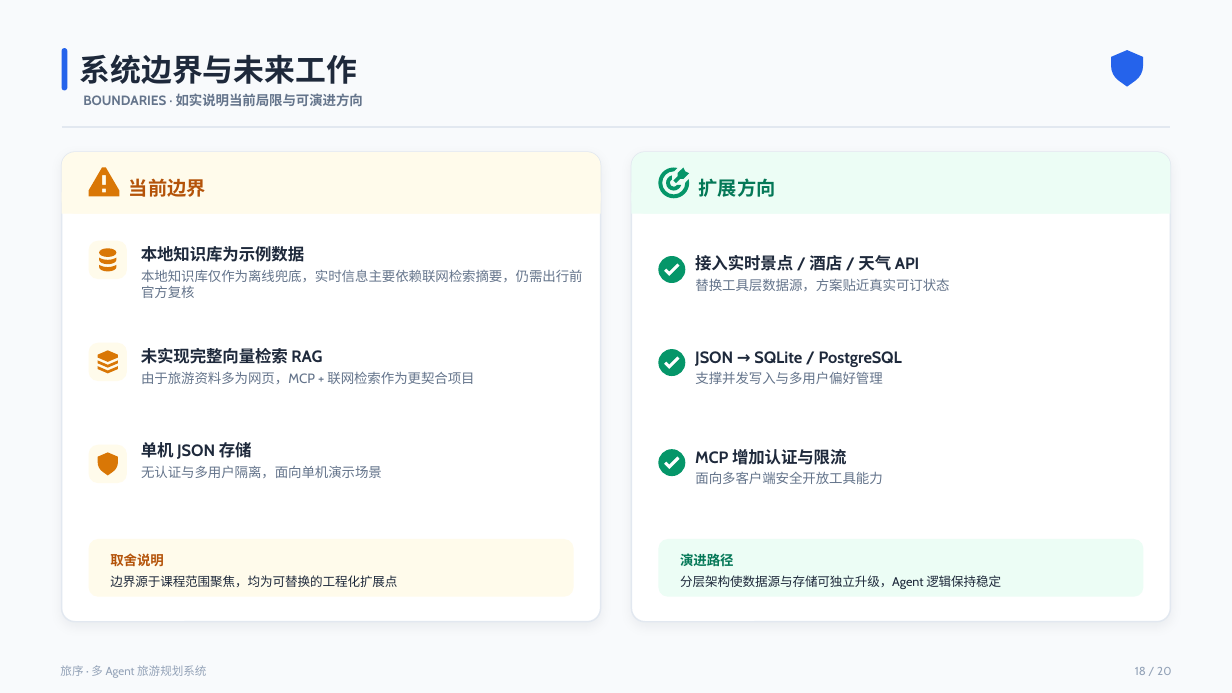
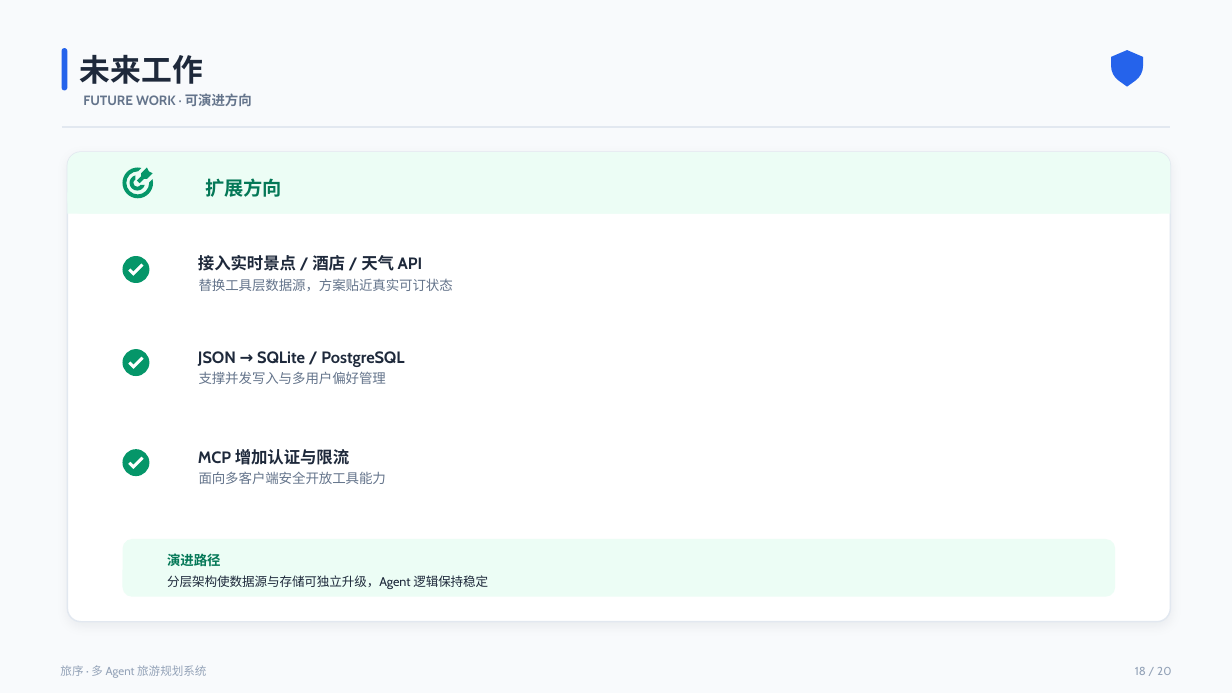
Before and after one commit to traveler703/DotNetAgentDev, a slide deck: slide 19 of docs/答辩演示.pptx. Drawn at 1232x693 pixels with LibreOffice and Linux fonts; fonts in the diff are those of the drawing. Boxes give left, top, right and bottom in pixels: in the first picture for what was removed or moved away, otherwise in the second. Text is boxed around its words. In the diff, an @@ line names an element or a change of style, - is before the commit and + after.

```diff
--- a/docs/答辩演示.pptx
+++ b/docs/答辩演示.pptx
@@ text at box(80, 54, 203, 84): text changed @@
-系统边界与未来工作
+未来工作
@@ text at box(83, 93, 252, 106): text changed @@
-BOUNDARIES · 如实说明当前局限与可演进方向
+FUTURE WORK · 可演进方向
@@ rounded rectangle: place and size @@
-rounded rectangle at box(631, 152, 1170, 622)
+rounded rectangle at box(67, 152, 1171, 622)
@@ rounded rectangle: place and size @@
-rounded rectangle at box(631, 152, 1170, 214)
+rounded rectangle at box(67, 152, 1171, 214)
@@ 6 freeform shapes: place and size @@
-6 freeform shapes at box(658, 167, 689, 476)
+6 freeform shapes at box(123, 167, 153, 476)
@@ text "扩展方向": place and size @@
-text "扩展方向" at box(699, 178, 776, 197)
+text "扩展方向" at box(205, 178, 282, 197)
@@ rectangle: place and size @@
-rectangle at box(631, 192, 1170, 213)
+rectangle at box(67, 192, 1171, 213)
@@ text "接入实时景点 / 酒店 / 天气 ...": place and size @@
-text "接入实时景点 / 酒店 / 天气 ..." at box(695, 255, 920, 271)
+text "接入实时景点 / 酒店 / 天气 ..." at box(198, 255, 423, 271)
@@ text "替换工具层数据源，方案贴近真实可订状态": place and size @@
-text "替换工具层数据源，方案贴近真实可订状态" at box(695, 278, 949, 291)
+text "替换工具层数据源，方案贴近真实可订状态" at box(199, 278, 453, 291)
@@ text "JSON → SQLite / PostgreSQL": place and size @@
-text "JSON → SQLite / PostgreSQL" at box(695, 351, 902, 367)
+text "JSON → SQLite / PostgreSQL" at box(198, 351, 404, 367)
@@ text "支撑并发写入与多用户偏好管理": place and size @@
-text "支撑并发写入与多用户偏好管理" at box(695, 371, 882, 384)
+text "支撑并发写入与多用户偏好管理" at box(199, 371, 386, 384)
@@ text "MCP 增加认证与限流": place and size @@
-text "MCP 增加认证与限流" at box(695, 449, 846, 465)
+text "MCP 增加认证与限流" at box(198, 449, 349, 465)
@@ text "面向多客户端安全开放工具能力": place and size @@
-text "面向多客户端安全开放工具能力" at box(695, 472, 882, 484)
+text "面向多客户端安全开放工具能力" at box(199, 472, 386, 484)
@@ rounded rectangle: place and size @@
-rounded rectangle at box(658, 539, 1143, 596)
+rounded rectangle at box(123, 539, 1116, 596)
@@ text "演进路径": place and size @@
-text "演进路径" at box(680, 553, 734, 566)
+text "演进路径" at box(167, 553, 221, 566)
@@ group removed at box(62, 152, 601, 622): 9 texts, 8 freeform shapes, 6 rounded rectangles, 1 rectangle @@
-当前边界
-本地知识库为示例数据
-本地知识库仅作为离线兜底，实时信息主要依赖联网检索摘要，仍需出行前官方复核
-未实现完整向量检索 RAG
-由于旅游资料多为网页，MCP + 联网检索作为更契合项目
-单机 JSON 存储
-无认证与多用户隔离，面向单机演示场景
-取舍说明
-边界源于课程范围聚焦，均为可替换的工程化扩展点
@@ text "分层架构使数据源与存储可独立升级，Agent 逻辑保持稳定": place and size @@
-text "分层架构使数据源与存储可独立升级，Agent 逻辑保持稳定" at box(680, 575, 1001, 589)
+text "分层架构使数据源与存储可独立升级，Agent 逻辑保持稳定" at box(167, 575, 488, 589)
```
